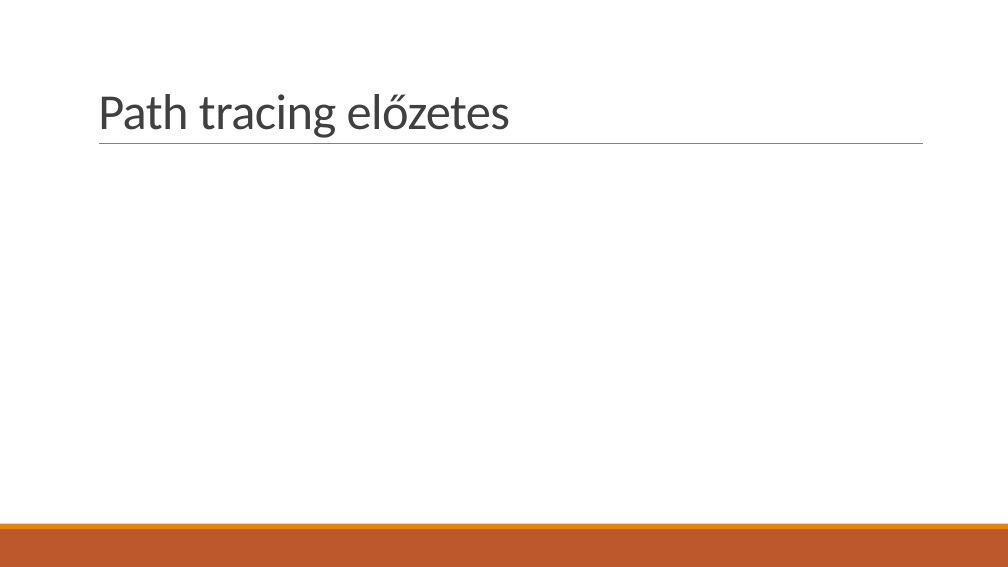
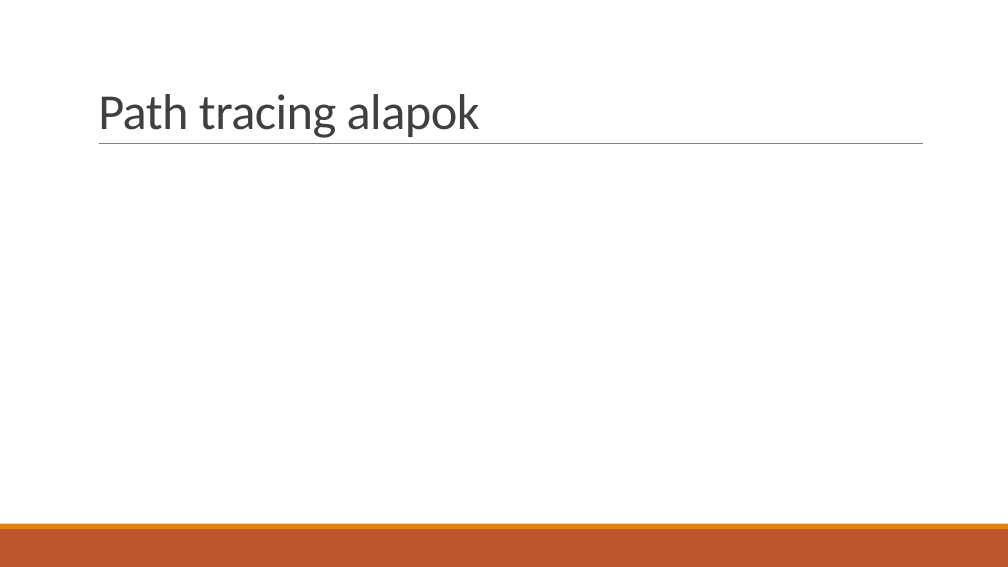
Before and after one commit to asylum2010/Asylum-s-ELTE-Exercises, a slide deck: slide 6 of PBR_EA_02.pptx (slide 4 before the commit). Drawn at 1008x567 pixels with LibreOffice and Linux fonts; fonts in the diff are those of the drawing; grey boxes stand for pictures. Boxes give left, top, right and bottom in pixels: in the first picture for what was removed or moved away, otherwise in the second. Text is boxed around its words. In the diff, an @@ line names an element or a change of style, - is before the commit and + after.

Commit message:
path tracing prez 2

```diff
--- a/PBR_EA_02.pptx
+++ b/PBR_EA_02.pptx
@@ title at (98,94,480,138): text changed @@
-Path tracing előzetes
+Path tracing alapok
```
Also in this commit, not shown: 2 other slides changed, 2 slides added, 8 other files.
